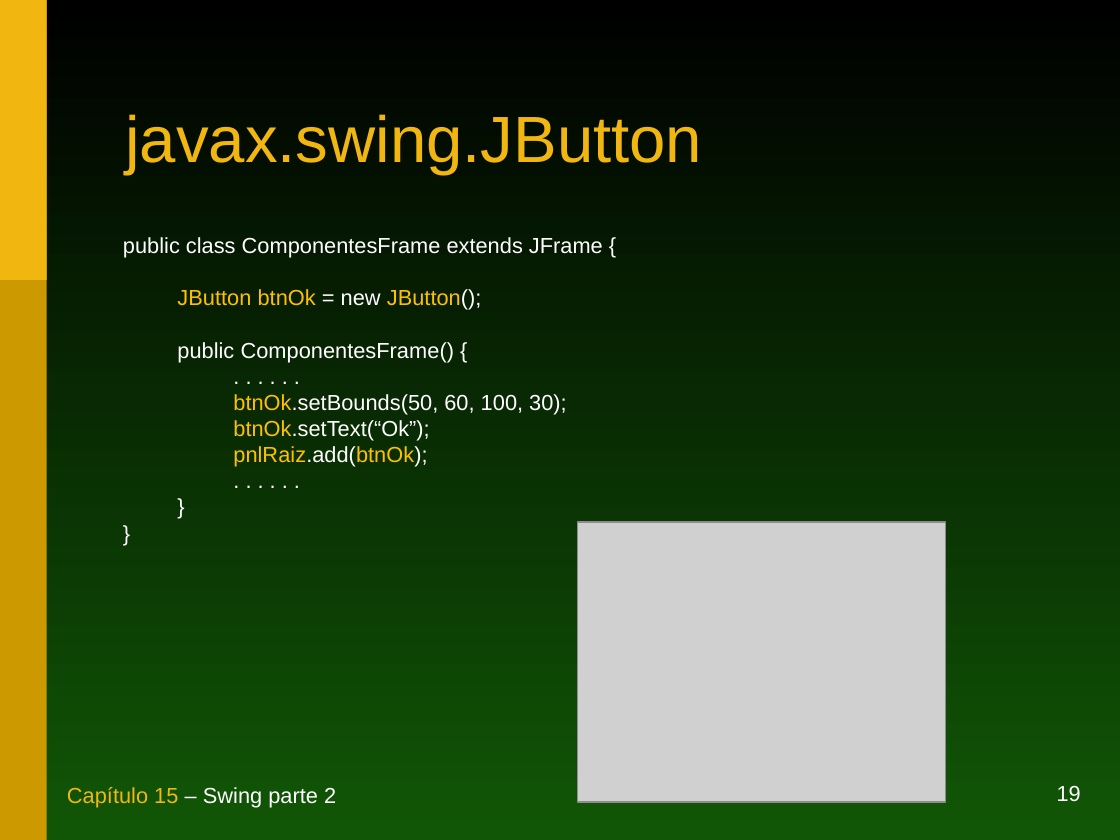
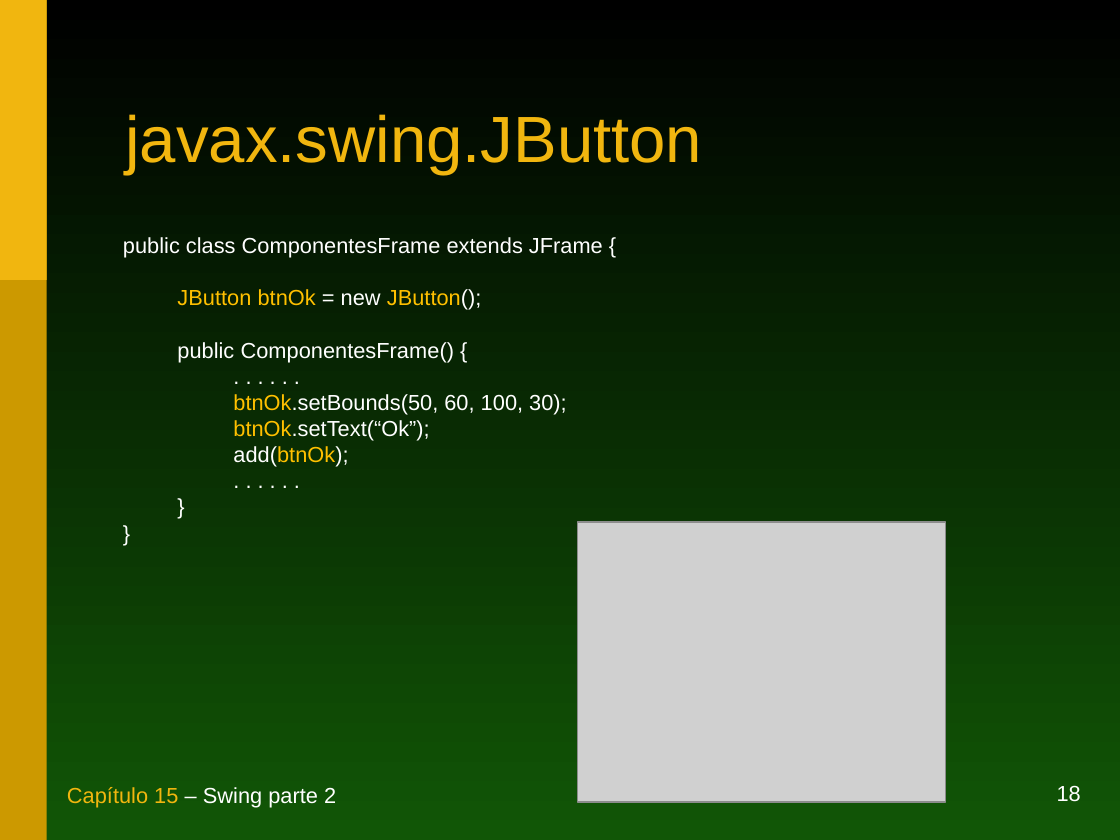
Before and after one commit to duchesqui/slzvieira-training, a slide deck: slide 18 of 1-Java-Programmer-Modulo-I/16.Capitulo15.ppt (slide 19 before the commit). Drawn at 1120x840 pixels with LibreOffice and Linux fonts; fonts in the diff are those of the drawing; grey boxes stand for pictures. Boxes give left, top, right and bottom in pixels: in the first picture for what was removed or moved away, otherwise in the second. Text is boxed around its words. In the diff, an @@ line names an element or a change of style, - is before the commit and + after.

```diff
--- a/1-Java-Programmer-Modulo-I/16.Capitulo15.ppt
+++ b/1-Java-Programmer-Modulo-I/16.Capitulo15.ppt
@@ text at [233,446,348,467]: text changed; text colour #FFC000 to #FFFFFF @@
-pnlRaiz.add(btnOk);
+add(btnOk);
@@ page number at [1057,785,1081,802]: text changed @@
-19
+18
```
Also in this commit, not shown: 13 other slides changed, 3 slides added, 4 slides removed, 3 other files.
